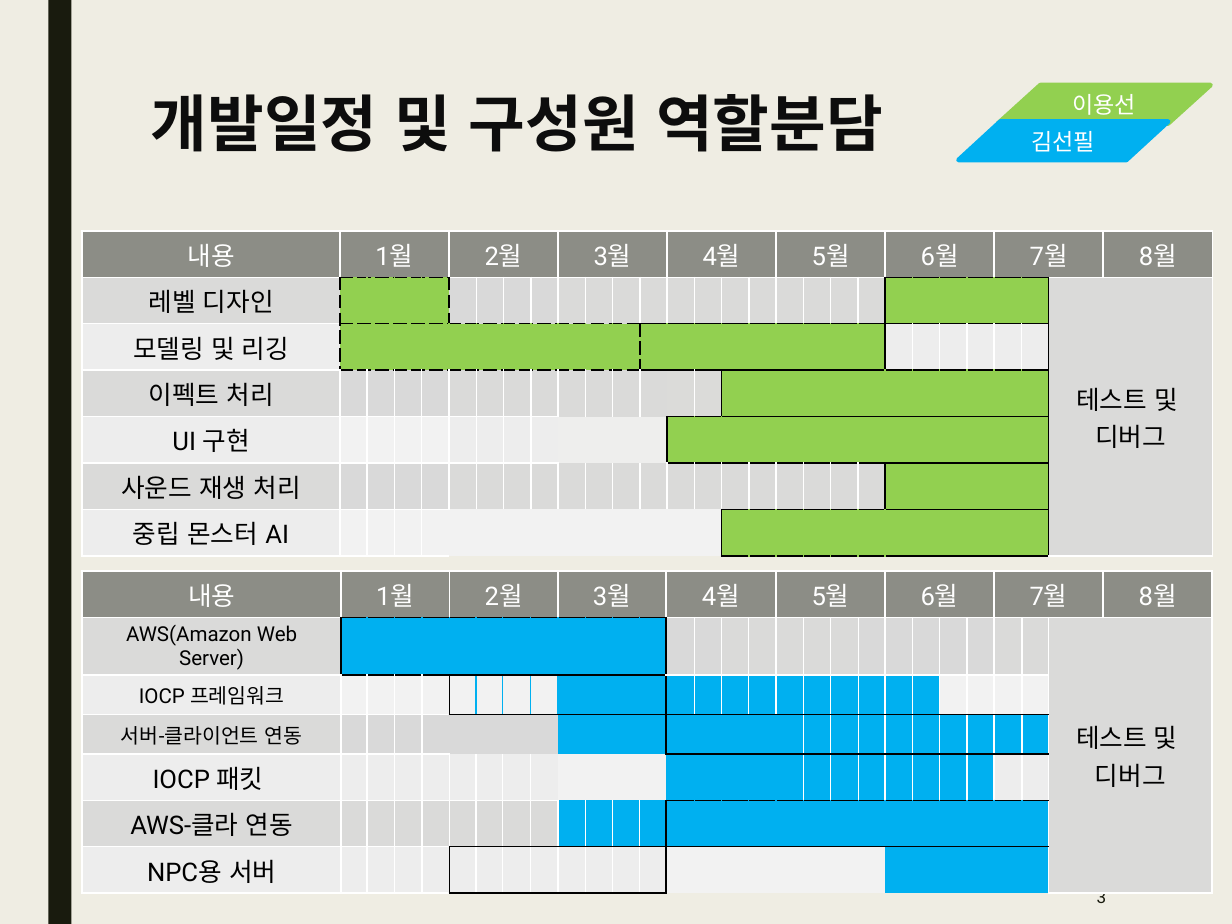
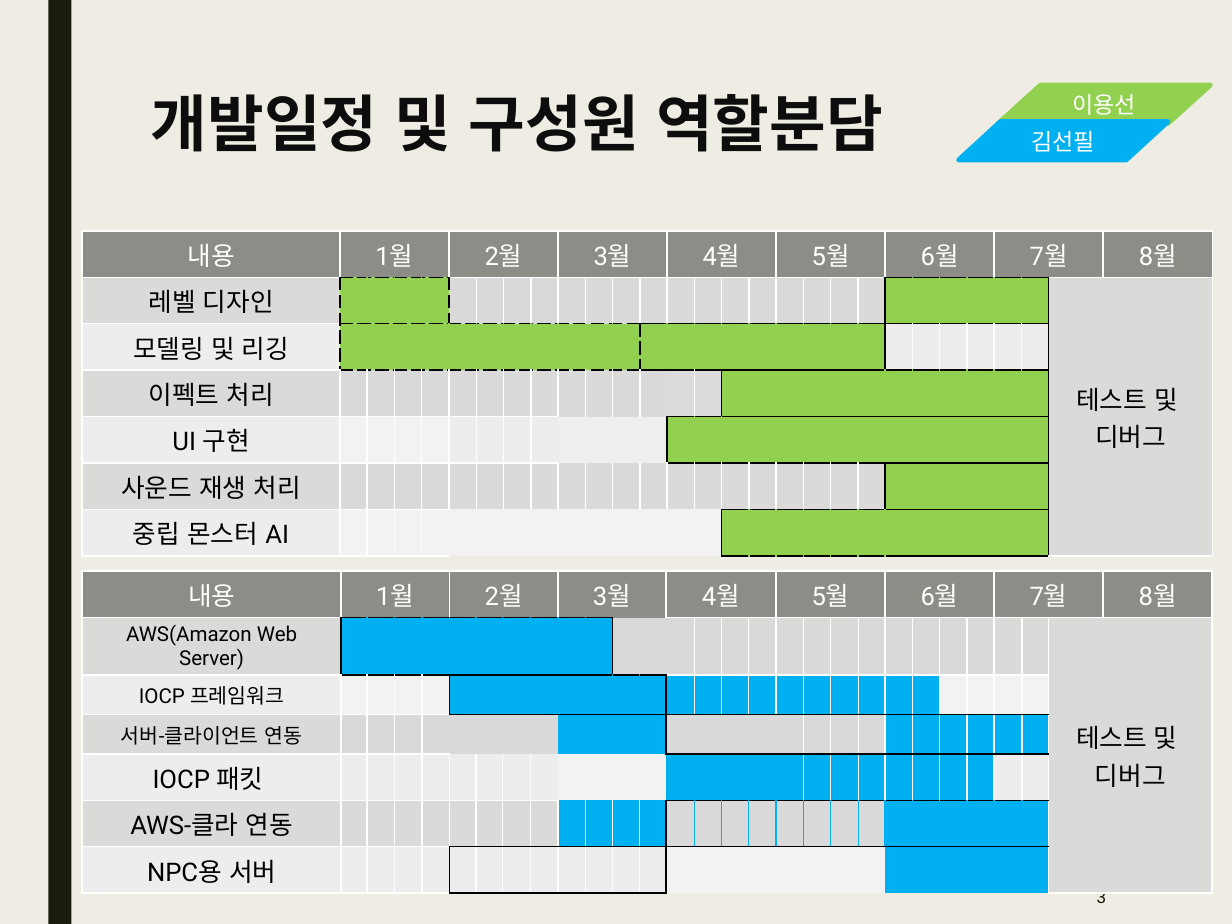
Before and after one commit to Kim2Kang/Documents, a slide deck: slide 3 of 제안서/발표용 제안서/작업 진행표_수정_김선필.pptx. Drawn at 1232x924 pixels with LibreOffice and Linux fonts; fonts in the diff are those of the drawing. Boxes give left, top, right and bottom in pixels: in the first picture for what was removed or moved away, otherwise in the second. Text is boxed around its words. In the diff, an @@ line names an element or a change of style, - is before the commit and + after.

Commit message:
수정

```diff
--- a/제안서/발표용 제안서/작업 진행표_수정_김선필.pptx
+++ b/제안서/발표용 제안서/작업 진행표_수정_김선필.pptx
@@ table at (83,572,1210,887) @@
@@ fill #00B0F0 to #D9D9D9 in 18 cells @@
@@ fill #F2F2F2 to #00B0F0 in 4 cells @@
@@ borders changed @@
```
